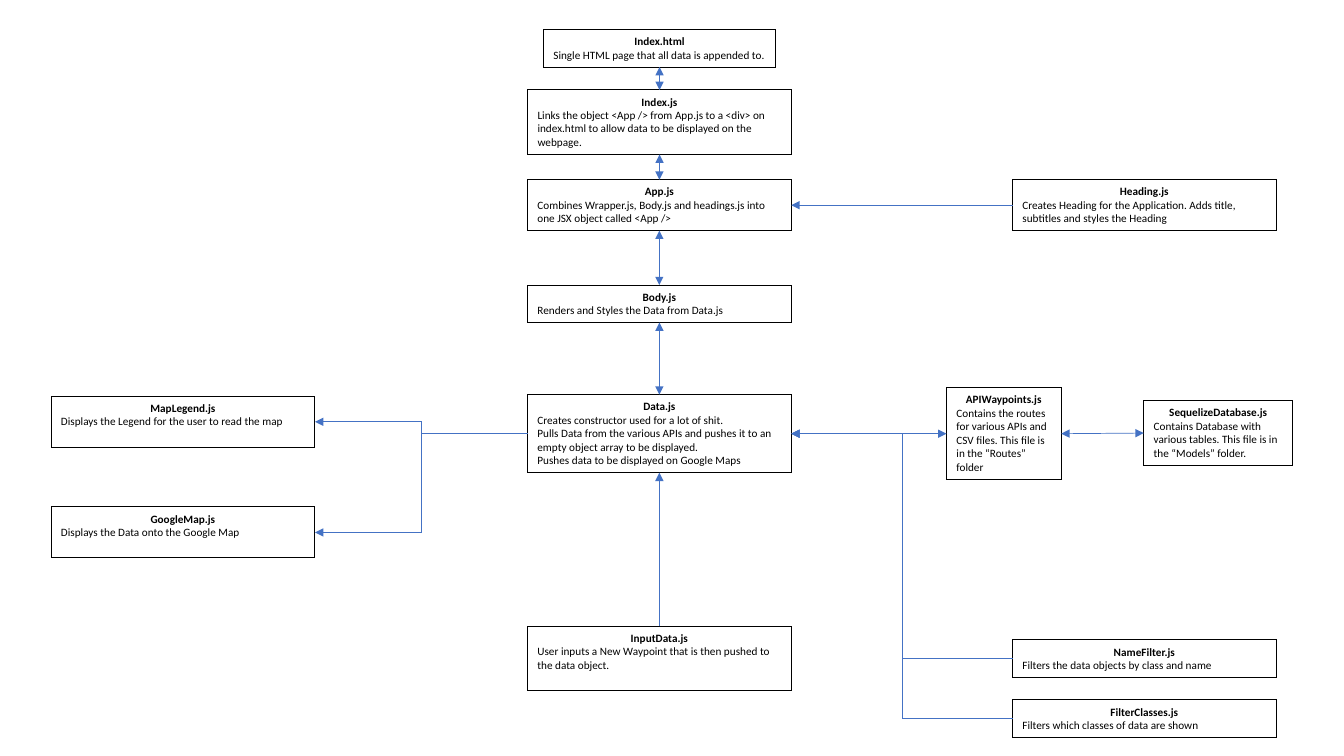
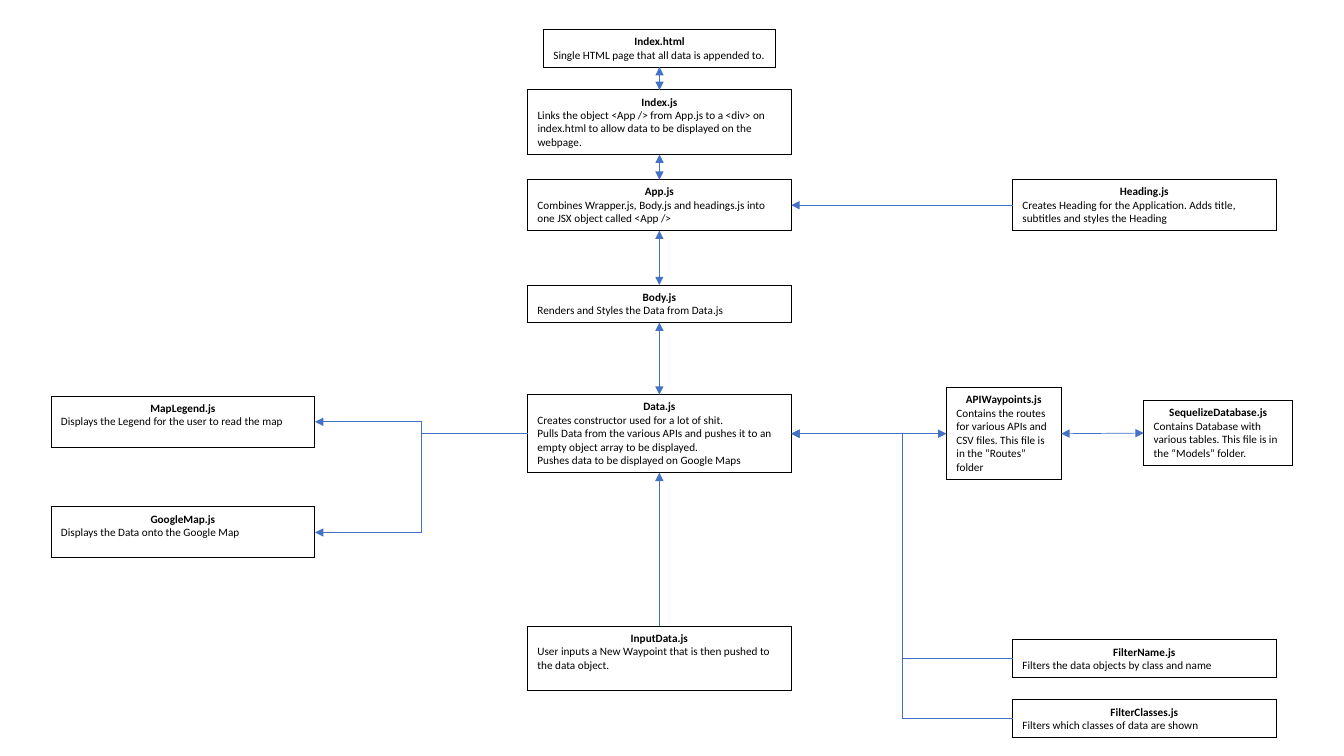
Before and after one commit to lamcnguyen89/Back-to-the-Basics, a slide deck: slide 1 of Wireframes/React file structure.pptx. Drawn at 1344x756 pixels with LibreOffice and Linux fonts; fonts in the diff are those of the drawing. Boxes give left, top, right and bottom in pixels: in the first picture for what was removed or moved away, otherwise in the second. Text is boxed around its words. In the diff, an @@ line names an element or a change of style, - is before the commit and + after.

```diff
--- a/Wireframes/React file structure.pptx
+++ b/Wireframes/React file structure.pptx
@@ text in rectangle at (1113, 648, 1175, 658): text changed @@
-NameFilter.js
+FilterName.js
```
Also in this commit, not shown: 6 other files.
